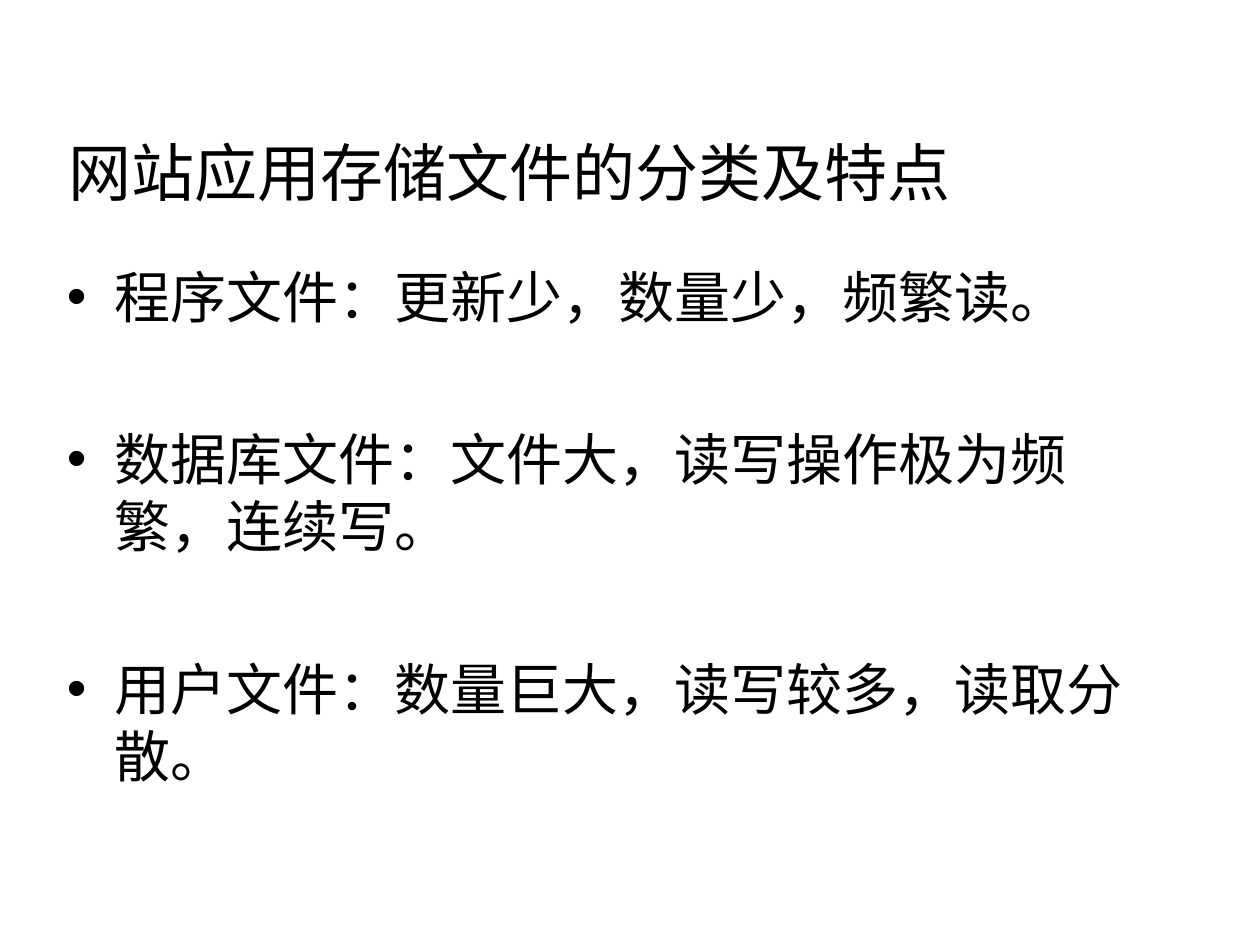
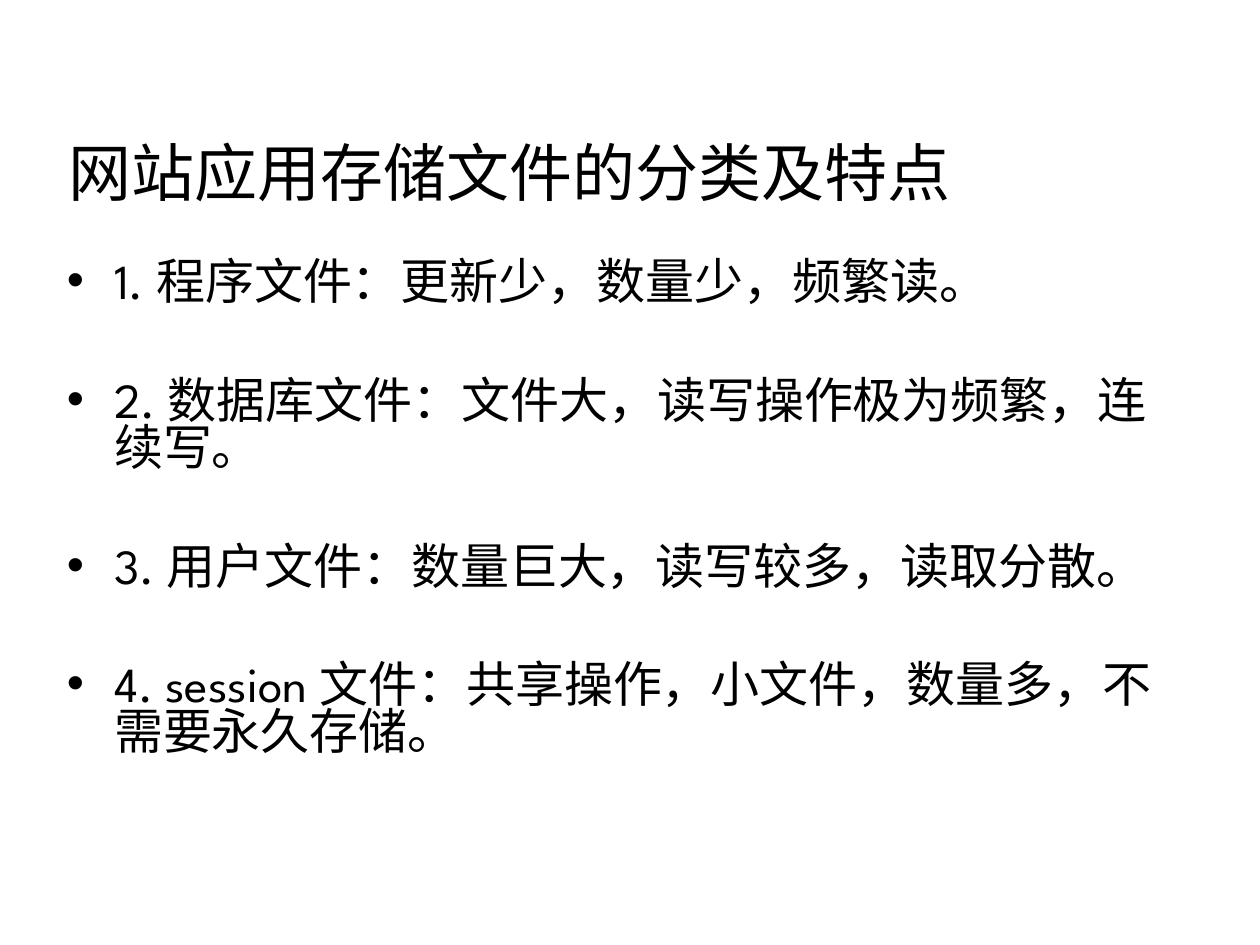
Before and after one commit to 7KjN3mHq/bluedata, a slide deck: slide 26 of system/01总览/架构/网站集群架构.ppt (slide 25 before the commit). Drawn at 1260x945 pixels with LibreOffice and Linux fonts; fonts in the diff are those of the drawing; background and template pictures are left out. Boxes give left, top, right and bottom in pixels: in the first picture for what was removed or moved away, otherwise in the second. Text is boxed around its words. In the diff, an @@ line names an element or a change of style, - is before the commit and + after.

```diff
--- a/system/01总览/架构/网站集群架构.ppt
+++ b/system/01总览/架构/网站集群架构.ppt
@@ text at bbox=[114, 257, 1152, 753]: text changed; size 32 to 28 pt @@
-• 程序文件：更新少，数量少，频繁读。
-• 数据库文件：文件大，读写操作极为频繁，连续写。
-• 用户文件：数量巨大，读写较多，读取分散。
+• 1. 程序文件：更新少，数量少，频繁读。
+• 2. 数据库文件：文件大，读写操作极为频繁，连续写。
+• 3. 用户文件：数量巨大，读写较多，读取分散。
+• 4. session 文件：共享操作，小文件，数量多，不需要永久存储。
```
Also in this commit, not shown: 9 other slides changed, 4 slides added, 3 other files.
